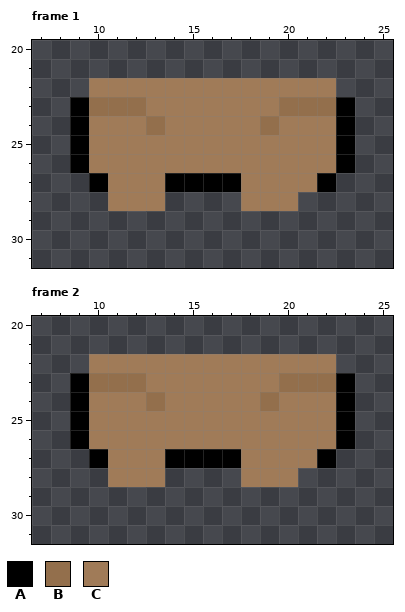
File history of a pixel-art file, Assets/Sprites/Bodies/Human/Legs/Legs.aseprite. That is the earlier state.
32x32 pixels, 2 frames. Shown: frame 1: x 7..25, y 20..31; frame 2: x 7..25, y 20..31. The commit also changed other frames, which this record leaves out.
Palette (. is transparent): A #000000  B #936f4c  C #a07b58
Pixels before, frame 1, first column x 9:
22 .CCCCCCCCCCCCC.
23 ABBBCCCCCCCBBBA
24 ACCCBCCCCCBCCCA
25 ACCCCCCCCCCCCCA
26 ACCCCCCCCCCCCCA
27 .ACCCAAAACCCCA.
28 ..CCC....CCC...
Pixels before, frame 2, first column x 9:
22 .CCCCCCCCCCCCC.
23 ABBBCCCCCCCBBBA
24 ACCCBCCCCCBCCCA
25 ACCCCCCCCCCCCCA
26 ACCCCCCCCCCCCCA
27 .ACCCAAAACCCCA.
28 ..CCC....CCC...
The same view after the edit:
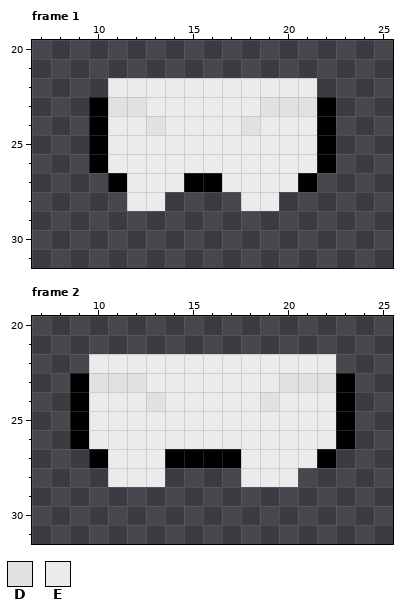
Colours new in this view: D #e1e1e1  E #ebebeb
The exact change:
layer "Layer 1" now hidden
layer "Белый" now shown
Changed rows in their new state; - is an unchanged pixel.
Frame 1:
first column x 9:
22 -.EEEEEEEEEEE.-
23 .ADDEEEEEEDDDA.
24 .AEEDEEEEDEEEA.
25 .AEEEEEEEEEEEA.
26 .AEEEEEEEEEEEA.
27 -.AEEE--EEEEA.-
28 --.EE----EE.---
Frame 2, layer "Белый":
first column x 10:
22 EEEEEEEEEEEEE
23 DDDEEEEEEEDDD
24 EEEDEEEEEDEEE
25 EEEEEEEEEEEEE
26 EEEEEEEEEEEEE
27 -EEE----EEEE-
28 -EEE----EEE--
Changed places in both pictures, as pixel boxes (x1, y1, x2, y2):
changed: (70, 78, 355, 211)
changed: (89, 354, 336, 487)
